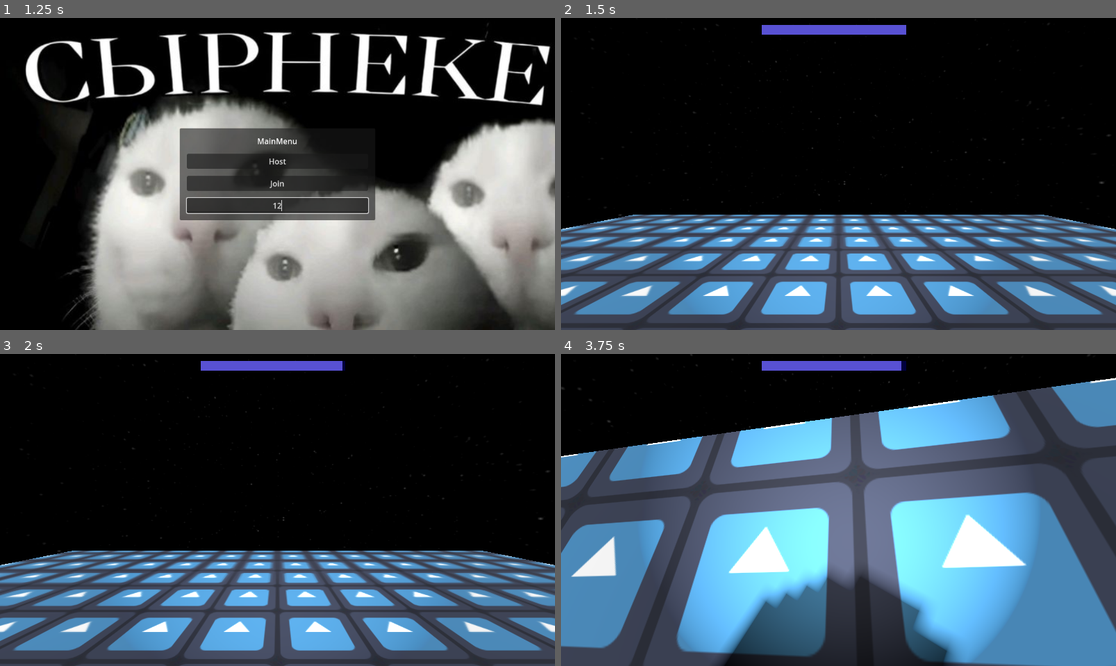
Above: before the commit, frames 1-4 (two rows, left to right).
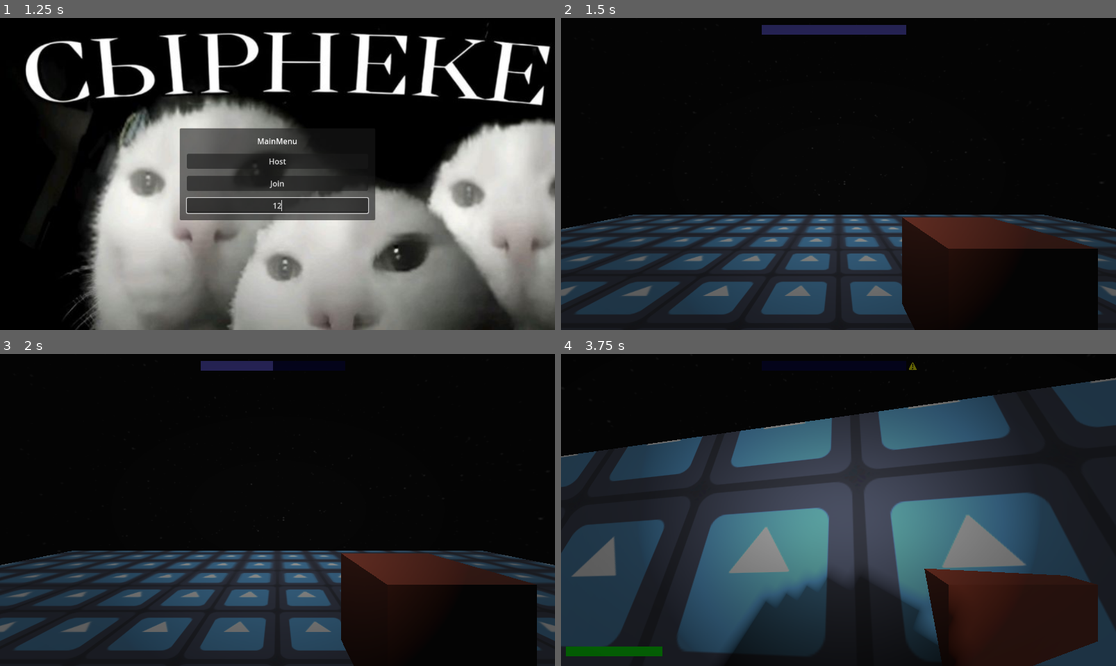
Above: after the commit, the same moments.

Repository: YuraStebel/CosmosGodotProject
Game: Godot game, scene res://scenes/wrld.tscn
The game is run twice, just before and just after one commit, with the same random seed, the same clock (stepped at 60 frames per second) and the same inputs. The engine's default icon, where the game draws it, is replaced by a stand-in: a white triangle on a blue panel in a dark square.
Inputs (mouse positions are in pixels of both pictures, inside the frame that each line leads up to):
- Up to frame 1 (1.25 s): click (277, 205) at 0.52 s; type "12" at 0.6 s
- Up to frame 2 (1.5 s): click "Host" at 1.25 s
- Up to frame 3 (2 s): no input
- Up to frame 4 (3.75 s): tap Enter (ui_accept) at 2, 2.27, 3.02 s; move the mouse to (866, 510) at 2.02 s; hold W (forward) from 2.03 s (still down); click (866, 510) at 2.1 s; move the mouse to (810, 510) at 2.77 s; tap D (righ) at 2.85 s; click (810, 510) at 3.05 s; move the mouse to (849, 503) at 3.52 s; click (849, 503) at 3.6 s

Frame 1 is identical in both runs. In frame 2, 37% of the frame differs, in the area x 0-100%, y 2-100%; in frame 3, 37%; in frame 4, 79%.

Commit message:
added first aid kit

Diff:
--- a/project.godot
+++ b/project.godot
@@ -14,6 +14,10 @@
 run/main_scene="res://scenes/wrld.tscn"
 config/features=PackedStringArray("4.4", "GL Compatibility")
 config/icon="res://icon.svg"
+
+[audio]
+
+buses/default_bus_layout=""
 
 [global_group]
 
@@ -61,6 +65,11 @@
 "events": [Object(InputEventKey,"resource_local_to_scene":false,"resource_name":"","device":-1,"window_id":0,"alt_press …(192 unchanged characters)…
 ]
 }
+use={
+"deadzone": 0.2,
+"events": [Object(InputEventMouseButton,"resource_local_to_scene":false,"resource_name":"","device":-1,"window_id":0,"alt_pressed":false,"shift_pressed":false,"ctrl_pressed":false,"meta_pressed":false,"button_mask":1,"position":Vector2(91, 26),"global_position":Vector2(100, 74),"factor":1.0,"button_index":1,"canceled":false,"pressed":true,"double_click":true,"script":null)
+]
+}
 
 [physics]
 
--- /dev/null
+++ b/scenes/first_aid_kit.tscn
@@ -0,0 +1,22 @@
+[gd_scene load_steps=5 format=3 uid="uid://56ogp7kcvfbl"]
+
+[ext_resource type="Script" uid="uid://360k1ndqmyf6" path="res://scripts/first_aid_kit.gd" id="1_3od7p"]
+
+[sub_resource type="BoxShape3D" id="BoxShape3D_2q3br"]
+
+[sub_resource type="StandardMaterial3D" id="StandardMaterial3D_xhlam"]
+albedo_color = Color(0.430604, 0.129474, 0.0140828, 1)
+
+[sub_resource type="BoxMesh" id="BoxMesh_rf7l4"]
+material = SubResource("StandardMaterial3D_xhlam")
+size = Vector3(0.5, 0.5, 0.5)
+
+[node name="FirstAidKit" type="RigidBody3D"]
+script = ExtResource("1_3od7p")
+
+[node name="CollisionShape3D" type="CollisionShape3D" parent="."]
+transform = Transform3D(0.5, 0, 0, 0, 0.5, 0, 0, 0, 0.5, 0, 0, 0)
+shape = SubResource("BoxShape3D_2q3br")
+
+[node name="MeshInstance3D" type="MeshInstance3D" parent="."]
+mesh = SubResource("BoxMesh_rf7l4")
--- a/scenes/player.tscn
+++ b/scenes/player.tscn
@@ -1,8 +1,9 @@
-[gd_scene load_steps=21 format=3 uid="uid://cc3xq36jc4yo"]
+[gd_scene load_steps=22 format=3 uid="uid://cc3xq36jc4yo"]
 
 [ext_resource type="Script" uid="uid://5bierablijt0" path="res://scripts/rigid_body_3d.gd" id="1_4flbx"]
 [ext_resource type="Script" uid="uid://dxru75ln0auhr" path="res://scripts/stats.gd" id="2_g2els"]
 [ext_resource type="Texture2D" uid="uid://dtohxgx8784ld" path="res://images/HUD/oxygenbarbackground.png" id="3_dqkch"]
+[ext_resource type="PackedScene" uid="uid://56ogp7kcvfbl" path="res://scenes/first_aid_kit.tscn" id="3_jej6c"]
 [ext_resource type="Texture2D" uid="uid://bwx2p7b6c2rn7" path="res://images/HUD/oxygenbar.png" id="4_qlg0r"]
 [ext_resource type="Texture2D" uid="uid://h3pqtcfeh2dj" path="res://images/HUD/HPBarBackground.png" id="5_tuyoq"]
 [ext_resource type="Texture2D" uid="uid://m3v3iov6bcol" path="res://images/HUD/oxygen_warning.png" id="5_ur7pv"]
@@ -150,6 +151,9 @@
 angular_damp = 1.0
 script = ExtResource("1_4flbx")
 
+[node name="Stats" type="Node" parent="."]
+script = ExtResource("2_g2els")
+
 [node name="CollisionShape3D" type="CollisionShape3D" parent="."]
 shape = SubResource("CapsuleShape3D_h5h1p")
 
@@ -165,11 +169,31 @@
 light_color = Color(0.964706, 0.933333, 0.890196, 1)
 spot_range = 10.0
 
+[node name="Hand" type="Node3D" parent="."]
+transform = Transform3D(1, 0, 0, 0, 1, 0, 0, 0, 1, 0.617231, 0, -0.929427)
+
+[node name="FirstAidKit" parent="Hand" instance=ExtResource("3_jej6c")]
+freeze = true
+
+[node name="Sounds" type="Node3D" parent="."]
+
+[node name="Breath" type="AudioStreamPlayer" parent="Sounds"]
+stream = ExtResource("8_smehm")
+volume_db = -5.0
+parameters/looping = true
+
+[node name="Heart" type="AudioStreamPlayer" parent="Sounds"]
+stream = ExtResource("11_d2wvv")
+volume_db = -20.0
+parameters/looping = true
+
+[node name="Death" type="AudioStreamPlayer3D" parent="Sounds"]
+stream = ExtResource("12_3v2ag")
+attenuation_model = 3
+volume_db = -20.0
+
 [node name="MultiplayerSynchronizer" type="MultiplayerSynchronizer" parent="."]
 replication_config = SubResource("SceneReplicationConfig_3vyb7")
-
-[node name="Stats" type="Node" parent="."]
-script = ExtResource("2_g2els")
 
 [node name="HUD" type="Control" parent="."]
 visible = false
@@ -243,20 +267,3 @@
 layout_mode = 2
 texture = ExtResource("7_fjrip")
 expand_mode = 2
-
-[node name="Sounds" type="Node3D" parent="."]
-
-[node name="Breath" type="AudioStreamPlayer" parent="Sounds"]
-stream = ExtResource("8_smehm")
-volume_db = -5.0
-parameters/looping = true
-
-[node name="Heart" type="AudioStreamPlayer" parent="Sounds"]
-stream = ExtResource("11_d2wvv")
-volume_db = -20.0
-parameters/looping = true
-
-[node name="Death" type="AudioStreamPlayer3D" parent="Sounds"]
-stream = ExtResource("12_3v2ag")
-attenuation_model = 3
-volume_db = -20.0
--- a/scenes/wrld.tscn
+++ b/scenes/wrld.tscn
@@ -8,6 +8,7 @@
 [ext_resource type="Texture2D" uid="uid://cmhlxml4kf6u0" path="res://3afa17bf2d80e225ae97899d16b08dd4.jpg" id="6_abybr"]
 [ext_resource type="PackedScene" uid="uid://cnllahjfdnqyw" path="res://scenes/test_oxygen_refiller.tscn" id="6_wjubb"]
 [ext_resource type="PackedScene" uid="uid://bsgkjamoxjbsv" path="res://scenes/space_station.tscn" id="7_dcih3"]
+[ext_resource type="PackedScene" uid="uid://56ogp7kcvfbl" path="res://scenes/first_aid_kit.tscn" id="9_vq1nk"]
 
 [sub_resource type="PanoramaSkyMaterial" id="PanoramaSkyMaterial_dcih3"]
 panorama = ExtResource("2_wjubb")
@@ -152,5 +153,8 @@
 [node name="SpaceStation" parent="." instance=ExtResource("7_dcih3")]
 transform = Transform3D(0.928492, 0.32918, 0.171879, -0.371352, 0.823051, 0.42975, 0, -0.462847, 0.886438, -39, 0, 99)
 
+[node name="FirstAidKit" parent="." instance=ExtResource("9_vq1nk")]
+transform = Transform3D(1, 0, 0, 0, 1, 0, 0, 0, 1, 1.6204, 0.75, -3.54316)
+
 [connection signal="pressed" from="CanvasLayer/MainMenu/MarginContainer/VBoxContainer/HostButton" to="." method="_on_host_button_pressed"]
 [connection signal="pressed" from="CanvasLayer/MainMenu/MarginContainer/VBoxContainer/JoinButton" to="." method="_on_join_button_pressed"]
--- /dev/null
+++ b/scripts/first_aid_kit.gd
@@ -0,0 +1,25 @@
+extends RigidBody3D
+
+var ITEM_ID: int = 1
+var is_using: bool = false
+var heal_power = 5
+
+# Called when the node enters the scene tree for the first time.
+func _ready() -> void:
+	pass # Replace with function body.
+
+
+# Called every frame. 'delta' is the elapsed time since the previous frame.
+func _physics_process(delta: float) -> void:
+	healing(delta)
+
+func _unhandled_input(event: InputEvent) -> void:
+	if event.is_action("use"):
+		is_using = true
+	else:
+		is_using = false
+
+func healing(delta):
+	if get_parent().get_parent().is_in_group("player"):
+		if is_using:
+			get_parent().get_parent().get_node("Stats").current_health += delta * heal_power
--- a/scripts/stats.gd
+++ b/scripts/stats.gd
@@ -1,14 +1,14 @@
 extends Node
 
 #КИСЛОРОД
-var max_oxygen: float = 60
+var max_oxygen: float = 2
 var current_oxygen: float
 var oxygen_decrease_rate: float = 1.0
 var oxygen_reloading_rate: float = 10.0
 var is_in_oxygen_zone = false
 
 #ЗДОРОВЬЕ
-var max_health: float = 100
+var max_health: float = 50
 var current_health: float
 var health_decrease_by_oxygen_rate: float = 5
 var is_alive = true
@@ -108,6 +108,8 @@
 	else:
 		health_bar.visible = true
 
+	current_health = min(current_health, max_health)
+
 	if current_health < 50:
 		should_soundplayer_heart_play = true
 	else:
Not shown: 1 places in scenes/wrld.tscn that only renumber resources
Not shown, added: scripts/first_aid_kit.gd.uid
